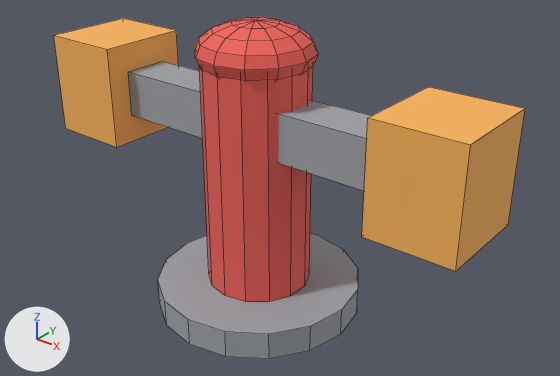
The FBX model models/SM_Trap_Spinner.fbx, before and after one commit.
Camera for both pictures: a 50 mm camera at (0.945, -1.107, 0.974) aimed at (0.046, 0.016, 0.277). The lights are fixed; the arrows at lower left show +X, +Y and +Z. The first picture is the older version. Mesh edges are drawn as thin lines.

The first picture shows 'SM_Trap_Spinner'.
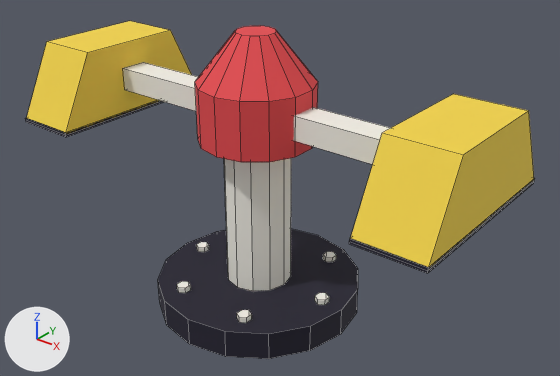
Pixel boxes [x1, y1, x2, y2] of what changed, in the pictures (560 x 376 px):
'SM_Trap_Spinner', recoloured, reshaped (8% wider)
    before: [54, 17, 525, 359]
    after: [26, 21, 535, 359]
part 1 of me_sm_trap_spinner, added
    after: [315, 293, 329, 305]
part 2 of me_sm_trap_spinner, added
    after: [323, 252, 336, 262]
part 3 of me_sm_trap_spinner, added
    after: [196, 242, 209, 252]
part 4 of me_sm_trap_spinner, added
    after: [177, 281, 191, 293]
part 5 of me_sm_trap_spinner, added
    after: [237, 310, 252, 323]
part 6 of me_sm_trap_spinner, added
    after: [224, 158, 291, 291]
part 7 of me_sm_trap_spinner, added
    after: [123, 62, 198, 111]
part 8 of me_sm_trap_spinner, added
    after: [26, 100, 163, 137]
part 9 of me_sm_trap_spinner, added
    after: [293, 107, 390, 164]
part 10 of me_sm_trap_spinner, added
    after: [349, 178, 535, 273]
part 11 of me_sm_trap_spinner, rebuilt (111% taller)
    before: [195, 17, 318, 81]
    after: [195, 26, 318, 162]
part 12 of me_sm_trap_spinner, rebuilt (33% wider, 13% shorter)
    before: [54, 18, 178, 147]
    after: [27, 21, 192, 133]
part 13 of me_sm_trap_spinner, rebuilt (12% wider)
    before: [362, 87, 525, 271]
    after: [351, 94, 534, 267]
part 14 of me_sm_trap_spinner, deleted (red)
    before: [199, 66, 313, 302]
part 15 of me_sm_trap_spinner, deleted
    before: [128, 61, 372, 191]
part 16 of me_sm_trap_spinner, recoloured (grey to dark blue)
    both: [158, 234, 358, 359]

The edits, one by one:
Material 'M_metal' (mat_m_metal) changes colour from grey #a0a4aa to white #f4f1e8; in linear values from (0.35, 0.37, 0.4) to (0.905, 0.88, 0.807).
Material 'M_yellow' (mat_m_yellow) is new.
Its base color is (0.913, 0.665, 0.063) (yellow #f5d547).
Its roughness is 0.8.
Material 'M_ink' (mat_m_ink) is new.
Its base color is (0.013, 0.011, 0.0273) (dark blue #1e1b2e).
Its roughness is 0.8.
me_sm_trap_spinner is used by ob_sm_trap_spinner; location (0.0, 0.0, 0.0).
me_sm_trap_spinner had 170 vertices, 148 faces and spanned x -0.5..0.5, y -0.22..0.22, z 0.0..0.62.
me_sm_trap_spinner now has 218 vertices, 147 faces and spans x -0.5..0.5, y -0.22..0.22, z 0.0..0.6.
me_sm_trap_spinner part 1: a new loose piece, a 6-sided cylinder along z spanning x 0.157..0.183, y -0.015..0.015, z 0.06..0.072, in mat_m_metal (white #f4f1e8).
me_sm_trap_spinner part 2: a new loose piece, a 6-sided cylinder along z spanning x 0.072..0.098, y 0.132..0.162, z 0.06..0.072, in mat_m_metal (white #f4f1e8).
me_sm_trap_spinner part 3: a new loose piece, a 6-sided cylinder along z spanning x -0.183..-0.157, y -0.015..0.015, z 0.06..0.072, in mat_m_metal (white #f4f1e8).
me_sm_trap_spinner part 4: a new loose piece, a 6-sided cylinder along z spanning x -0.098..-0.072, y -0.162..-0.132, z 0.06..0.072, in mat_m_metal (white #f4f1e8).
me_sm_trap_spinner part 5: a new loose piece, a 6-sided cylinder along z spanning x 0.072..0.098, y -0.162..-0.132, z 0.06..0.072, in mat_m_metal (white #f4f1e8).
me_sm_trap_spinner part 6: a new loose piece, a 12-sided cylinder along z spanning x -0.07..0.07, y -0.07..0.07, z 0.06..0.42, in mat_m_metal (white #f4f1e8).
me_sm_trap_spinner part 7: a new loose piece, a box spanning x -0.36..-0.06, y -0.03..0.03, z 0.415..0.465, in mat_m_metal (white #f4f1e8).
me_sm_trap_spinner part 8: a new loose piece, a box spanning x -0.5..-0.36, y -0.2..0.2, z 0.355..0.365, in mat_m_ink (dark blue #1e1b2e).
me_sm_trap_spinner part 9: a new loose piece, a box spanning x 0.06..0.36, y -0.03..0.03, z 0.415..0.465, in mat_m_metal (white #f4f1e8).
me_sm_trap_spinner part 10: a new loose piece, a box spanning x 0.36..0.5, y -0.2..0.2, z 0.355..0.365, in mat_m_ink (dark blue #1e1b2e).
me_sm_trap_spinner part 11: the loose piece of 86 vertices spanning x -0.12..0.12, y -0.12..0.12, z 0.5..0.62 is rebuilt with 42 vertices and now spans x -0.117..0.117, y -0.12..0.12, z 0.38..0.6.
me_sm_trap_spinner part 12: the loose piece of 8 vertices spanning x -0.5..-0.32, y -0.1..0.1, z 0.31..0.53 is rebuilt with 8 vertices and now spans x -0.5..-0.36, y -0.2..0.2, z 0.36..0.52, in mat_m_yellow (yellow #f5d547).
me_sm_trap_spinner part 13: the loose piece of 8 vertices spanning x 0.32..0.5, y -0.1..0.1, z 0.31..0.53 is rebuilt with 8 vertices and now spans x 0.36..0.5, y -0.2..0.2, z 0.36..0.52, in mat_m_yellow (yellow #f5d547).
me_sm_trap_spinner part 14: the loose piece of 28 vertices spanning x -0.107..0.107, y -0.11..0.11, z 0.06..0.56 is deleted.
me_sm_trap_spinner part 15: the loose piece of 8 vertices spanning x -0.32..0.32, y -0.05..0.05, z 0.37..0.47 is deleted.
me_sm_trap_spinner part 16: 18 faces spanning x -0.22..0.22, y -0.22..0.22, z 0.0..0.06 switch from mat_m_metal (grey #a0a4aa) to mat_m_ink (dark blue #1e1b2e).
Other edits to the shape of me_sm_trap_spinner do not show in these pictures.
me_sm_trap_spinner no longer uses material mat_m_pad (orange #f9b359).
me_sm_trap_spinner gains material mat_m_yellow (yellow #f5d547).
